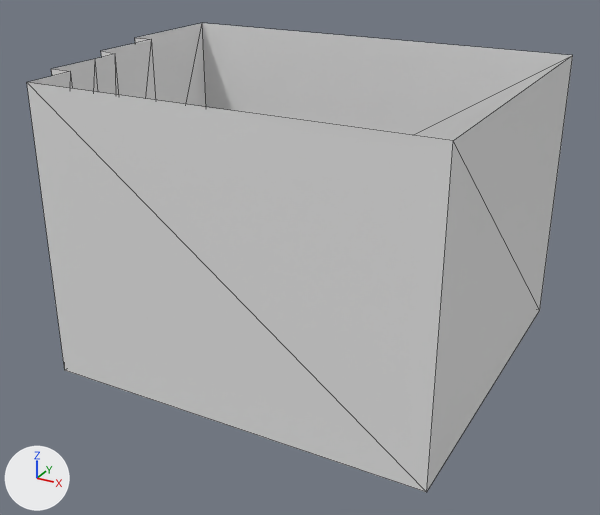
The OBJ model osmunity/osm-unity/Assets/Way_150.obj: old version first, new version second.
Both versions are drawn from a camera (50 mm lens) standing at (20.0, -27.2, 18.2) and looking at (4.3, 1.3, 4.0). Arrows for +X, +Y and +Z are at lower left; the lights stay in place. Mesh edges are drawn as thin lines. Where no turn or scale is listed for an object, it has been applied to the vertices. Vertices at the same position are counted once.

Names of what the first picture shows: 'Way_150'.
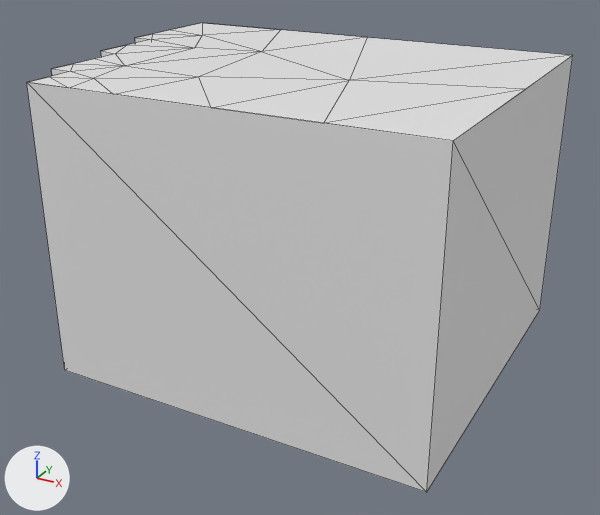
Where the change shows, as pixel boxes (x1, y1, x2, y2) in the pictures (600 x 515 px):
part 1 of me_way_150, added: after (28, 23, 573, 141)

What changed in the scene script:
```text
Change me_way_150:
    used by ob_way_150; location = (0.0, 0.0, 0.0)
    remove me_way_150.from_pydata(...)  # 22 vertices, 22 faces; spans x -6.0..13.0, y -5.8..9.5, z 0.0..12.0
    add me_way_150.from_pydata(...)  # 41 vertices, 57 faces; spans x -6.0..13.0, y -5.8..9.5, z 0.0..12.0
    me_way_150 part 1
    19 vertices are added at x -6.0..13.0, y -5.7..9.4, z 12.0
    35 new faces join them
```
